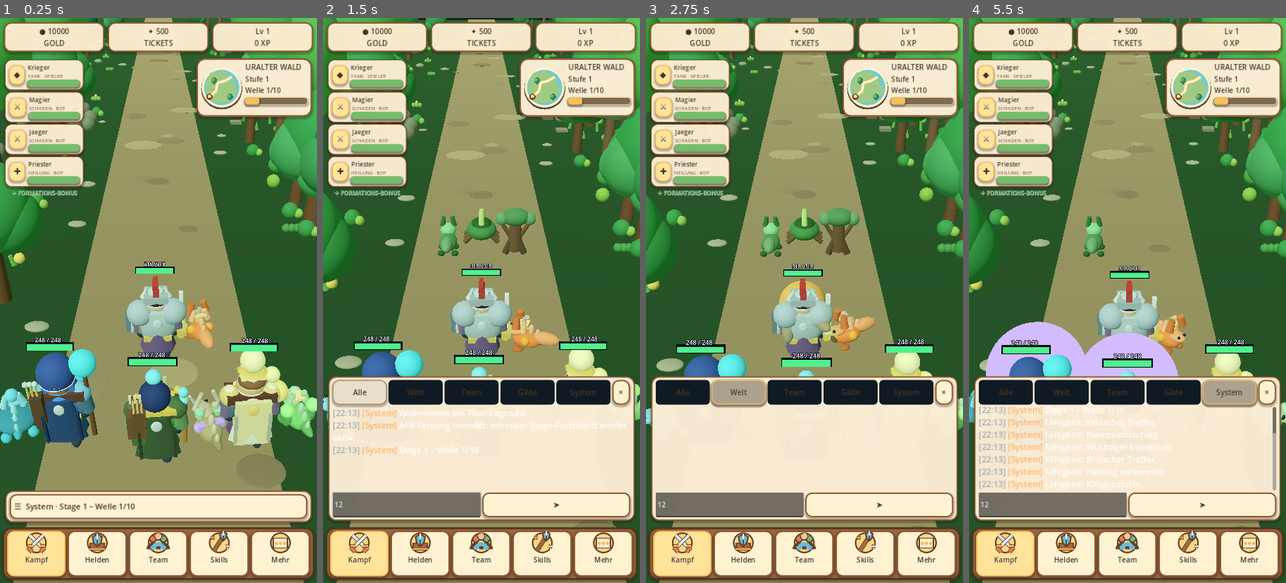
Above: before the commit, frames 1-4 (left to right).
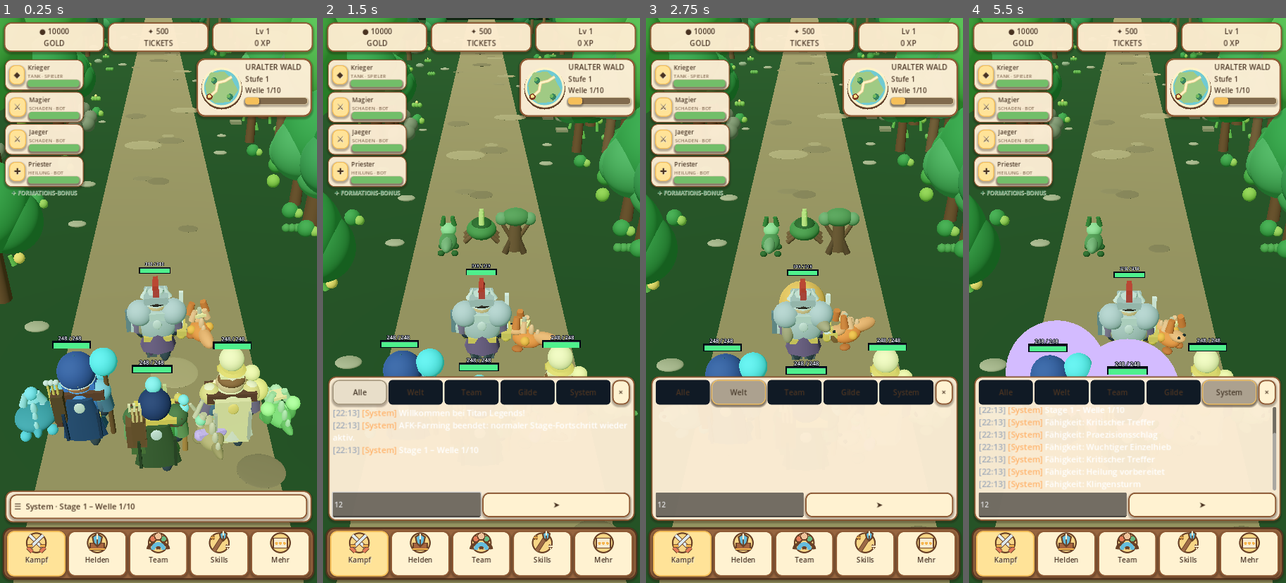
Above: after the commit, the same moments.

Repository: xynewageyx/TitanLegend
Game: Godot game, scene res://scenes/main.tscn
Two runs of this game, one before a commit and one after it. Both use one fixed random seed, a clock stepped at 60 frames per second and the inputs below.
Inputs (mouse positions are in pixels of both pictures, inside the frame that each line leads up to):
- Up to frame 1 (0.25 s): no input
- Up to frame 2 (1.5 s): click "☰ System · Stage 1 – Welle 1/…" at 0.5 s; click (405, 503) at 1.27 s; type "12" at 1.35 s
- Up to frame 3 (2.75 s): click "Welt" at 2 s
- Up to frame 4 (5.5 s): click "Alle" at 2.75 s; click "Team" at 3.5 s; click "Gilde" at 4.25 s; click "System" at 5 s

The runs differ from the first frame. In frame 1, 11% of the frame differs, in the area x 0-100%, y 43-81%; in frame 2, 3.2%; in frame 3, 3.1%; in frame 4, 4.1%.

Commit message:
Keep rear heroes and HP bars inside Android portrait viewport

Diff:
--- a/scripts/team_formation.gd
+++ b/scripts/team_formation.gd
@@ -16,11 +16,11 @@
  # Keep compact all-melee teams inside the path, but give mixed teams
  # enough lateral room for large helmets, weapons and passive companions.
  # Give rear casters more shoulder room and stagger their silhouettes.
- var spacing: float = (2.30 if not in_front else 2.05) if row.size() <= 3 else 1.58
+ var spacing: float = (1.82 if not in_front else 2.05) if row.size() <= 3 else 1.45
  var x: float = (float(index_in_row) - float(row.size() - 1) / 2.0) * spacing
  var depth: float = -2.15 if in_front else 1.25
  if not in_front and row.size() >= 3:
-  depth += 0.35 if index_in_row == 1 else -0.12
+  depth += 0.60 if index_in_row == 1 else -0.18
  return Vector3(x, 0.0, depth)
 var heroes: Array[Node3D] = []
 var class_ids: Array[int] = [0, 6, 4, 9]
@@ -509,15 +509,15 @@
  hero.add_child(bar)
  # Update 144: a larger, high-contrast health display for portrait screens.
  var frame: MeshInstance3D = _health_bar_piece(bar, "Frame", Color(0.02, 0.04, 0.08, 0.98), -0.012)
- (frame.mesh as QuadMesh).size = Vector2(1.10, 0.20)
+ (frame.mesh as QuadMesh).size = Vector2(0.88, 0.18)
  var background: MeshInstance3D = _health_bar_piece(bar, "Background", Color(0.18, 0.20, 0.24, 0.98), 0.0)
- (background.mesh as QuadMesh).size = Vector2(1.04, 0.14)
+ (background.mesh as QuadMesh).size = Vector2(0.82, 0.12)
  var fill: MeshInstance3D = _health_bar_piece(bar, "Fill", Color(0.25, 0.88, 0.43), 0.018)
- (fill.mesh as QuadMesh).size = Vector2(1.04, 0.14)
+ (fill.mesh as QuadMesh).size = Vector2(0.82, 0.12)
  var value_label: Label3D = Label3D.new()
  value_label.name = "HPValue"
  value_label.position = Vector3(0.0, 0.23, 0.04)
- value_label.font_size = 34
+ value_label.font_size = 30
  value_label.pixel_size = 0.004
  value_label.billboard = BaseMaterial3D.BILLBOARD_ENABLED
  value_label.no_depth_test = true
@@ -536,7 +536,7 @@
    continue
   var ratio: float = clampf(float(hp_values[i]) / float(maxi(1, max_values[i])), 0.0, 1.0)
   fill.scale.x = maxf(0.0001, ratio)
-  fill.position.x = -0.52 * (1.0 - ratio)
+  fill.position.x = -0.41 * (1.0 - ratio)
   fill.visible = ratio > 0.0
   var hp_label: Label3D = bar.get_node_or_null("HPValue") as Label3D
   if hp_label != null:
